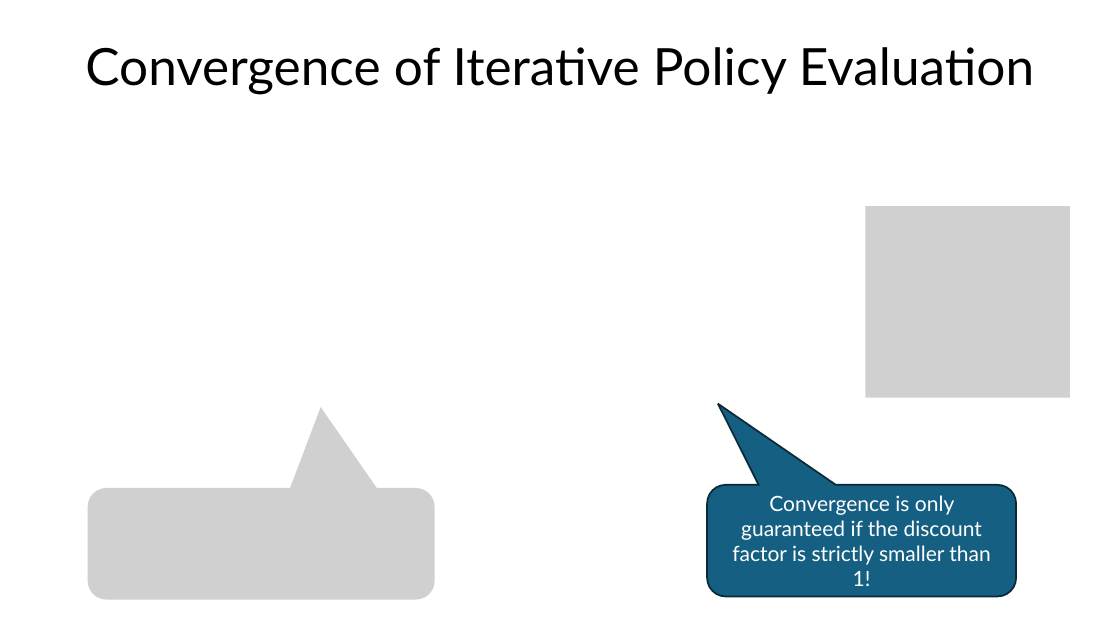
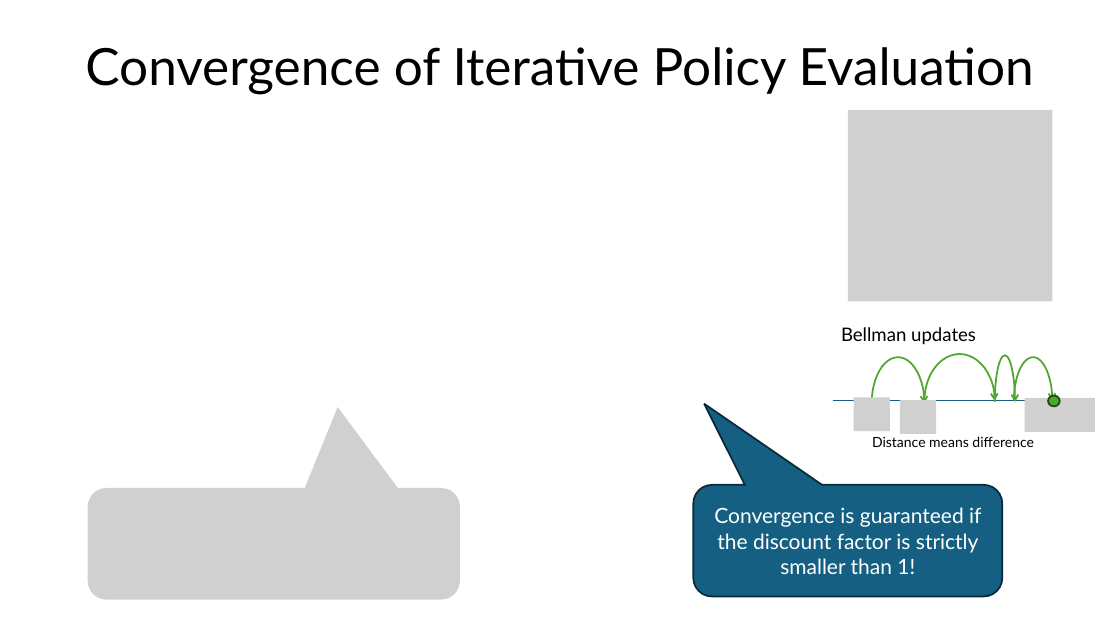
Before and after one commit to mhahsler/Introduction_to_Reinforcement_Learning, a slide deck: slide 10 of slides/Lecture_Chapter04.pptx. Drawn at 1120x630 pixels with LibreOffice and Linux fonts; fonts in the diff are those of the drawing; grey boxes stand for pictures. Boxes give left, top, right and bottom in pixels: in the first picture for what was removed or moved away, otherwise in the second. Text is boxed around its words. In the diff, an @@ line names an element or a change of style, - is before the commit and + after.

```diff
--- a/slides/Lecture_Chapter04.pptx
+++ b/slides/Lecture_Chapter04.pptx
@@ picture: place and size @@
-picture at box(865, 207, 1070, 398)
+picture at box(848, 110, 1053, 302)
@@ group added at box(833, 327, 1096, 450): 4 arc (boxed as its full ellipse)s, 3 pictures, 2 texts, 1 line, 1 ellipse @@
+Bellman updates
+Distance means difference
@@ picture: place and size @@
-picture at box(87, 488, 434, 600)
+picture at box(87, 488, 460, 600)
@@ rounded speech box "Convergence is guaranteed if the ...": place and size @@
-rounded speech box "Convergence is guaranteed if the ..." at box(707, 485, 1017, 597)
+rounded speech box "Convergence is guaranteed if the ..." at box(693, 485, 1002, 597)
@@ text in rounded speech box at box(714, 507, 981, 574): text changed @@
-Convergence is only guaranteed if the discount factor is strictly smaller than 1!
+Convergence is guaranteed if the discount factor is strictly smaller than 1!
```
Also in this commit, not shown: 3 other slides changed, 5 other files.
